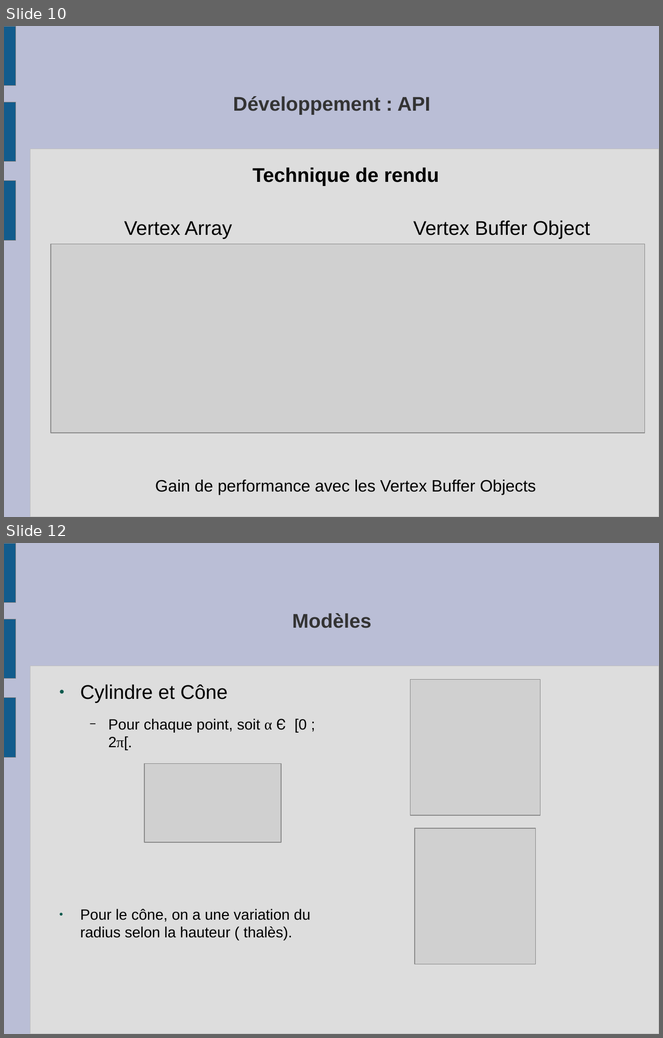
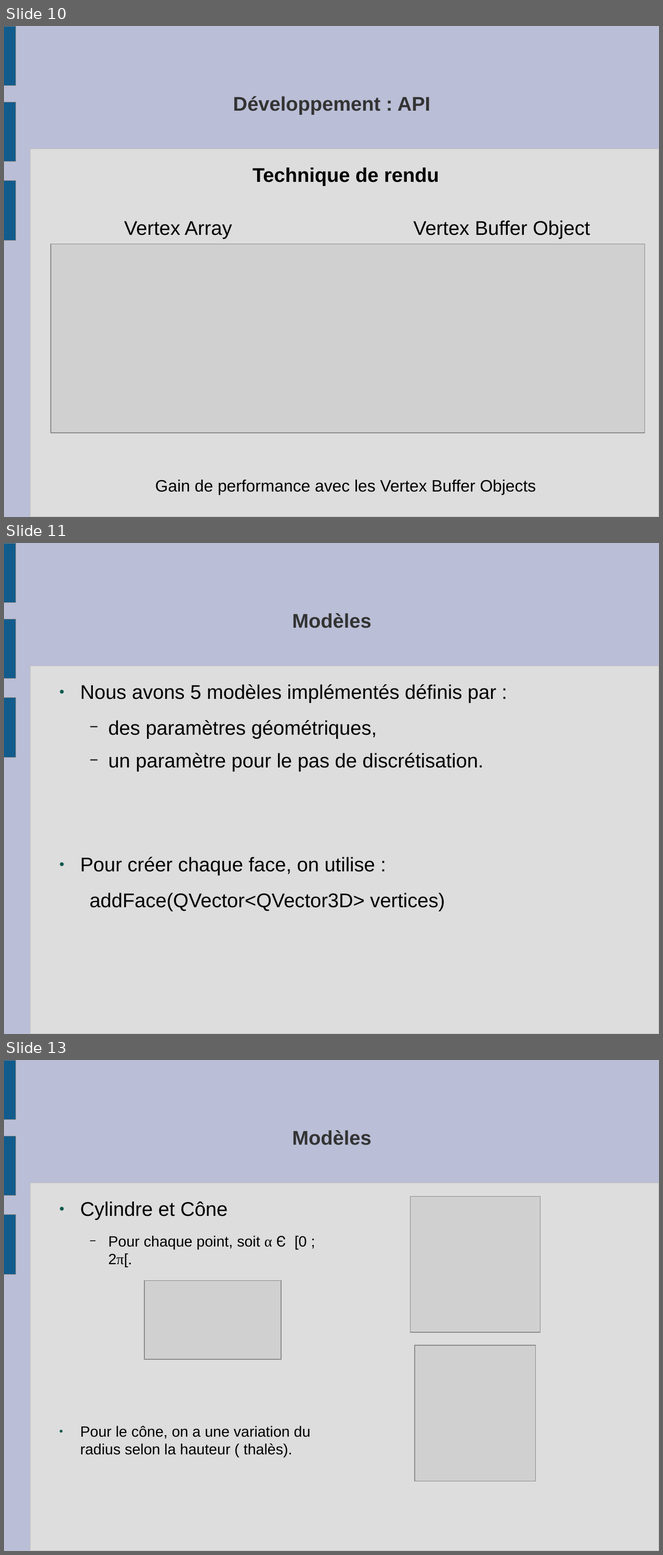
Before and after one commit to slvrgauthier/OpenSculpt, a slide deck: Documentation/Soutenance.odp. Shown one above the other, each under a label of ours: slides 10 and 12 before the commit, slides 10, 11 and 13 after it; the slides between them are not shown. The pictures are 663x1038 and 663x1555 pixels, drawn with LibreOffice and Linux fonts; fonts in the diff are those of the drawing; grey boxes stand for pictures. Boxes give left, top, right and bottom in pixels: in the first picture for what was removed or moved away, otherwise in the second. Text is boxed around its words. In the diff, an @@ line names an element or a change of style, - is before the commit and + after.

```diff
--- a/Documentation/Soutenance.odp
+++ b/Documentation/Soutenance.odp
@@ slide 11 added at (4,543,659,1034), background #BABED6; not listed: 4 template elements that a slide beside it also shows @@
@@ title added at (292,613,371,628), 24 pt, text #333333, bold @@
+Modèles
@@ text added at (80,684,496,912), 24 pt, text #000000 @@
+● Nous avons 5 modèles implémentés définis par :
+  − des paramètres géométriques,
+  − un paramètre pour le pas de discrétisation.
+● Pour créer chaque face, on utilise :
+  addFace(QVector<QVector3D> vertices)
@@ what was slide 12 is now slide 13 @@
```
Also in this commit, not shown: 5 slides changed, 2 other slides added, 1 slide removed, 1 other file.
